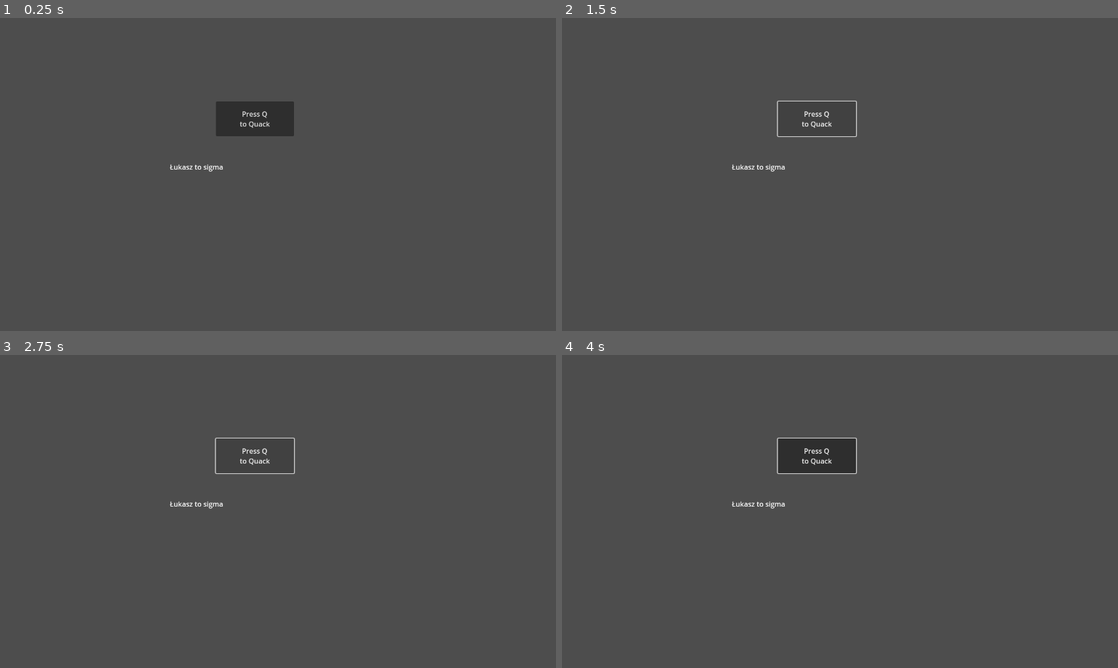
Above: before the commit, frames 1-4 (two rows, left to right).
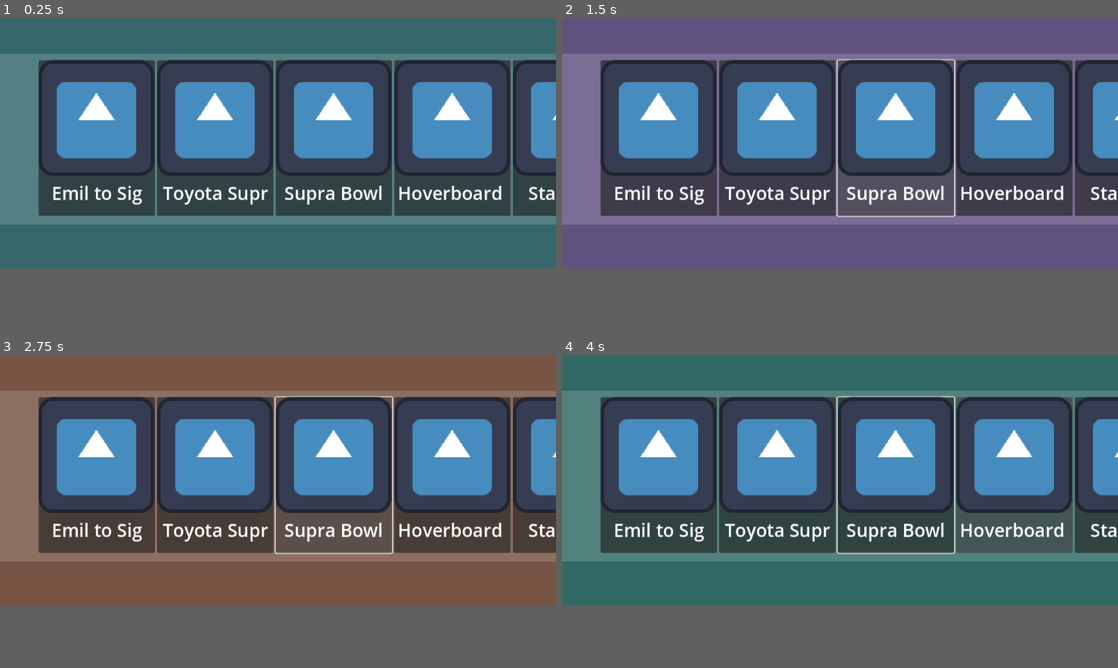
Above: after the commit, the same moments.

Repository: kykitus/vocational-training-project-Quack
Game: Godot game, scene res://screen.tscn
Two runs of this game, one before a commit and one after it. Both use one fixed random seed, a clock stepped at 60 frames per second and the inputs below. The engine's default icon, where the game draws it, is replaced by a stand-in: a white triangle on a blue panel in a dark square.
Inputs (mouse positions are in pixels of both pictures, inside the frame that each line leads up to; where the layout moved, square brackets give the same spot in the first picture):
- Up to frame 1 (0.25 s): no input
- Up to frame 2 (1.5 s): click (817, 118) at 0.5 s, where only the run before the commit has a clickable "Press Q to Quack"; click (840, 174) [817, 118] at 1.25 s
- Up to frame 3 (2.75 s): click (278, 511) [255, 455] at 2 s
- Up to frame 4 (4 s): click (840, 511) [817, 455] at 2.75 s; tap Enter at 3.5 s; move the mouse to (962, 495) at 3.52 s
In our replay, the window is 800x450 before the commit and 800x360 after it. These sizes can differ from the game's own. Grey fills any space a smaller window leaves; there, only what the larger window draws over its background counts as a difference.

The runs differ from the first frame. In frame 1, 65% of the frame differs, in the area x 0-100%, y 0-80%; in frame 2, 55%; in frame 3, 55%; in frame 4, 63%.

Commit message:
First Day + 40 minutes Of the Second

Diff:
--- /dev/null
+++ b/Components/AppScroll.tscn
@@ -0,0 +1,83 @@
+[gd_scene load_steps=7 format=3 uid="uid://b0xwcpb46fqbu"]
+
+[ext_resource type="Texture2D" uid="uid://qguwb3440u43" path="res://Resources/Textures/BG.png" id="1_giwjh"]
+[ext_resource type="Script" path="res://GDS/AppScroll.gd" id="1_j4cqf"]
+[ext_resource type="Script" path="res://GDS/AppHolder.gd" id="3_eyswr"]
+
+[sub_resource type="Animation" id="Animation_iaxwq"]
+resource_name = "Colorful"
+length = 4.0
+loop_mode = 1
+tracks/0/type = "value"
+tracks/0/imported = false
+tracks/0/enabled = true
+tracks/0/path = NodePath(".:modulate")
+tracks/0/interp = 1
+tracks/0/loop_wrap = true
+tracks/0/keys = {
+"times": PackedFloat32Array(-0.0333333, 0.966667, 2, 3, 4.03333),
+"transitions": PackedFloat32Array(1.5, 1.5, 1.5, 1.5, 1.50562),
+"update": 0,
+"values": [Color(0.193316, 0.414417, 0.393762, 1), Color(0.2897, 0.353691, 0.590763, 1), Color(0.549179, 0.267981, 0.339927, 1), Color(0.420539, 0.365342, 0.224085, 1), Color(0.193316, 0.414417, 0.393762, 1)]
+}
+
+[sub_resource type="Animation" id="Animation_45qhl"]
+length = 0.001
+tracks/0/type = "value"
+tracks/0/imported = false
+tracks/0/enabled = true
+tracks/0/path = NodePath(".:modulate")
+tracks/0/interp = 1
+tracks/0/loop_wrap = true
+tracks/0/keys = {
+"times": PackedFloat32Array(0),
+"transitions": PackedFloat32Array(1),
+"update": 0,
+"values": [Color(0.193316, 0.414417, 0.393762, 1)]
+}
+
+[sub_resource type="AnimationLibrary" id="AnimationLibrary_tqexg"]
+_data = {
+"Colorful": SubResource("Animation_iaxwq"),
+"RESET": SubResource("Animation_45qhl")
+}
+
+[node name="AppScroll" type="Node2D"]
+script = ExtResource("1_j4cqf")
+
+[node name="Bg" type="Sprite2D" parent="."]
+modulate = Color(0.193316, 0.414417, 0.393762, 1)
+position = Vector2(490, 239)
+scale = Vector2(0.675, 0.675)
+texture = ExtResource("1_giwjh")
+
+[node name="ColorfulMotif" type="AnimationPlayer" parent="Bg"]
+libraries = {
+"": SubResource("AnimationLibrary_tqexg")
+}
+
+[node name="Beam" type="Sprite2D" parent="."]
+modulate = Color(1, 1, 1, 0.160784)
+position = Vector2(522, 214)
+scale = Vector2(0.83, 0.385)
+texture = ExtResource("1_giwjh")
+
+[node name="Button" type="Button" parent="."]
+show_behind_parent = true
+offset_left = -25.0
+offset_right = 1012.0
+offset_bottom = 438.0
+script = ExtResource("3_eyswr")
+
+[node name="AppHolder" type="BoxContainer" parent="Button"]
+top_level = true
+custom_minimum_size = Vector2(205, 271)
+layout_mode = 0
+offset_left = 67.0
+offset_top = 75.0
+offset_right = 307.0
+offset_bottom = 354.0
+
+[connection signal="button_down" from="Button" to="Button" method="_on_button_down"]
+[connection signal="button_up" from="Button" to="Button" method="_on_button_up"]
+[connection signal="gui_input" from="Button/AppHolder" to="Button/AppHolder" method="_on_gui_input"]
--- /dev/null
+++ b/Elements/AppIcon.tscn
@@ -0,0 +1,33 @@
+[gd_scene load_steps=3 format=3 uid="uid://djapuvoogjia1"]
+
+[ext_resource type="Script" path="res://GDS/AppIcon.gd" id="1_wt0bv"]
+[ext_resource type="Texture2D" uid="uid://c34mjewllfngl" path="res://icon.svg" id="2_3gepp"]
+
+[node name="AppIcon" type="Container"]
+custom_minimum_size = Vector2(205, 271)
+offset_right = 205.0
+offset_bottom = 271.0
+script = ExtResource("1_wt0bv")
+
+[node name="Node" type="Node2D" parent="."]
+
+[node name="Button" type="Button" parent="Node"]
+custom_minimum_size = Vector2(128, 160)
+offset_right = 205.0
+offset_bottom = 274.0
+
+[node name="Name" type="RichTextLabel" parent="Node"]
+offset_left = 1.0
+offset_top = 211.0
+offset_right = 204.0
+offset_bottom = 267.0
+theme_override_font_sizes/normal_font_size = 32
+bbcode_enabled = true
+text = "[center]Name[/center]"
+autowrap_mode = 0
+
+[node name="Icon" type="Sprite2D" parent="Node"]
+texture_filter = 1
+position = Vector2(102.012, 101.987)
+scale = Vector2(1.59355, 1.59355)
+texture = ExtResource("2_3gepp")
--- /dev/null
+++ b/GDS/AppHolder.gd
@@ -0,0 +1,33 @@
+extends Button
+
+var Offset: float = 0.0
+var is_Dragging: bool = false
+
+var velocity : float = 0.0
+var last_pos : float = 0.0
+
+func _input(event: InputEvent) -> void:
+	if event is InputEventMouseMotion and is_Dragging:
+		$AppHolder.position.x = get_global_mouse_position().x - Offset - self.global_position.x - 25
+		velocity = $AppHolder.position.x - last_pos
+		last_pos = $AppHolder.position.x
+
+func _physics_process(delta: float) -> void:
+	if velocity != 0:
+		var velocity_value : float = abs(velocity)
+		velocity = clampf(velocity_value - 100 * delta, 0.0, velocity_value) * (velocity_value / velocity)
+	#$AppHolder.position.x = clampf($AppHolder.position.x, -1 * $AppHolder.size.x + 615, 200)
+	if not is_Dragging:
+		$AppHolder.position.x += velocity
+		if $AppHolder.position.x > 200:
+			$AppHolder.position.x = lerp($AppHolder.position.x, 200.0, 0.15)
+		elif $AppHolder.position.x < -1 * $AppHolder.size.x + 1075:
+			$AppHolder.position.x = lerp($AppHolder.position.x, -1 * $AppHolder.size.x + 1075, 0.15)
+
+func _on_button_down() -> void:
+	Offset = $AppHolder.get_local_mouse_position().x
+	is_Dragging = true
+
+
+func _on_button_up() -> void:
+	is_Dragging = false
--- /dev/null
+++ b/GDS/AppIcon.gd
@@ -0,0 +1,22 @@
+extends Container
+var AppPath : NodePath = ""
+
+
+#func _init(app_name : String, icon_path : String, app_scene_path : String) -> void:
+	#$Name.text = "[center]" + app_name + "[/center]"
+	#$Icon.texture = load(icon_path)
+	#app_path = app_scene_path
+
+# Called when the node enters the scene tree for the first time.
+func _ready() -> void:
+	pass
+
+
+func setup(ref : AppIconResource) -> void:
+	if ref.Name.length() > 11:
+		$Node/Name.text = "[center]" + ref.Name.substr(0, 11) + "[/center]"
+		print("Reminder, that app names can take up to 11 letters")
+	else:
+		$Node/Name.text = "[center]" + ref.Name + "[/center]"
+	$Node/Icon.texture = ref.Icon
+	AppPath = ref.App_path
--- /dev/null
+++ b/GDS/AppScroll.gd
@@ -0,0 +1,22 @@
+extends Node2D
+
+@export var config : AppMenuConfig = null
+var Apps : Array[Container] = []
+var AppQuantity : int = 0
+var AppBase = load("res://Elements/AppIcon.tscn")
+# Called when the node enters the scene tree for the first time.
+func _ready() -> void:
+	$Bg/ColorfulMotif.play("Colorful")
+	var app_instance
+	for app : AppIconResource in config.apps:
+		app_instance = AppBase.instantiate()
+		app_instance.setup(app)
+
+		Apps.push_back(app_instance)
+		$Button/AppHolder.add_child(app_instance)
+		$Button/AppHolder.size.x += 205
+		AppQuantity += 1
+
+# Called every frame. 'delta' is the elapsed time since the previous frame.
+func _process(delta: float) -> void:
+	pass
--- /dev/null
+++ b/GDS/Classes/App.gd
@@ -0,0 +1,2 @@
+extends Node
+class_name App
--- /dev/null
+++ b/GDS/ManualController.gd
@@ -0,0 +1,13 @@
+extends Node2D
+class_name ManualController
+
+@export var Configuration : ControllerOptions = null
+
+var Tilt : Vector2 = Vector2(0, 0)
+
+
+func _ready() -> void:
+	pass
+
+func _process(delta: float) -> void:
+	pass
--- /dev/null
+++ b/MainElements/Controller.tscn
@@ -0,0 +1,8 @@
+[gd_scene load_steps=3 format=3 uid="uid://chpui7d3nr7ev"]
+
+[ext_resource type="Script" path="res://GDS/ManualController.gd" id="1_gmayc"]
+[ext_resource type="Resource" uid="uid://b3d67kyekkq66" path="res://Resources/Data/Basic.tres" id="2_41g2w"]
+
+[node name="ManualController" type="Node2D"]
+script = ExtResource("1_gmayc")
+Configuration = ExtResource("2_41g2w")
--- /dev/null
+++ b/MainElements/Menu.tscn
@@ -0,0 +1,14 @@
+[gd_scene load_steps=3 format=3 uid="uid://dgjdsv4firgwf"]
+
+[ext_resource type="Texture2D" uid="uid://qguwb3440u43" path="res://Resources/Textures/BG.png" id="1_fq4vg"]
+
+[sub_resource type="CanvasItemMaterial" id="CanvasItemMaterial_2egf3"]
+
+[node name="Menu" type="Node2D"]
+
+[node name="Bg" type="Sprite2D" parent="."]
+modulate = Color(0.176419, 0.176419, 0.176419, 0.584314)
+material = SubResource("CanvasItemMaterial_2egf3")
+position = Vector2(490, 213)
+scale = Vector2(0.64, 0.53)
+texture = ExtResource("1_fq4vg")
--- /dev/null
+++ b/Resources/Data/AppMenuConfig.tres
@@ -0,0 +1,45 @@
+[gd_resource type="Resource" script_class="AppMenuConfig" load_steps=10 format=3 uid="uid://bf0yogef3s3fm"]
+
+[ext_resource type="Script" path="res://Resources/Data/ResourceClasses/AppIconInfoTemplate.gd" id="1_n05le"]
+[ext_resource type="Texture2D" uid="uid://c34mjewllfngl" path="res://icon.svg" id="2_57wc7"]
+[ext_resource type="Script" path="res://Resources/Data/ResourceClasses/AppMenuConfig.gd" id="2_hgvs3"]
+
+[sub_resource type="Resource" id="Resource_1ly2d"]
+script = ExtResource("1_n05le")
+Name = "Emil to Sigma"
+Icon = ExtResource("2_57wc7")
+App_path = "res://Resources/Data/Apps/app.tscn"
+
+[sub_resource type="Resource" id="Resource_1e6fo"]
+script = ExtResource("1_n05le")
+Name = "Toyota Supra"
+Icon = ExtResource("2_57wc7")
+App_path = "res://Resources/Data/Apps/app.tscn"
+
+[sub_resource type="Resource" id="Resource_7j85q"]
+script = ExtResource("1_n05le")
+Name = "Supra Bowl"
+Icon = ExtResource("2_57wc7")
+App_path = "res://Resources/Data/Apps/app.tscn"
+
+[sub_resource type="Resource" id="Resource_7ic2p"]
+script = ExtResource("1_n05le")
+Name = "Hoverboard Traffy"
+Icon = ExtResource("2_57wc7")
+App_path = "res://Resources/Data/Apps/app.tscn"
+
+[sub_resource type="Resource" id="Resource_8is26"]
+script = ExtResource("1_n05le")
+Name = "Statystyki"
+Icon = ExtResource("2_57wc7")
+App_path = "res://Resources/Data/Apps/app.tscn"
+
+[sub_resource type="Resource" id="Resource_0l5b6"]
+script = ExtResource("1_n05le")
+Name = "Ustawienia"
+Icon = ExtResource("2_57wc7")
+App_path = "res://Resources/Data/Apps/app.tscn"
+
+[resource]
+script = ExtResource("2_hgvs3")
+apps = Array[ExtResource("1_n05le")]([SubResource("Resource_1ly2d"), SubResource("Resource_1e6fo"), SubResource("Resource_7j85q"), SubResource("Resource_7ic2p"), SubResource("Resource_8is26"), SubResource("Resource_0l5b6")])
--- /dev/null
+++ b/Resources/Data/Basic.tres
@@ -0,0 +1,6 @@
+[gd_resource type="Resource" script_class="ControllerOptions" load_steps=2 format=3 uid="uid://b3d67kyekkq66"]
+
+[ext_resource type="Script" path="res://Resources/Data/ResourceClasses/ControllerOptions.gd" id="1_xipia"]
+
+[resource]
+script = ExtResource("1_xipia")
--- /dev/null
+++ b/Resources/Data/ResourceClasses/AppIconInfoTemplate.gd
@@ -0,0 +1,6 @@
+extends Resource
+class_name AppIconResource
+
+@export var Name : String = ""
+@export var Icon : Texture = load("res://icon.svg")
+@export_file var App_path
--- /dev/null
+++ b/Resources/Data/ResourceClasses/AppMenuConfig.gd
@@ -0,0 +1,4 @@
+extends Resource
+class_name AppMenuConfig
+
+@export var apps : Array[AppIconResource]
--- /dev/null
+++ b/Resources/Data/ResourceClasses/ControllerOptions.gd
@@ -0,0 +1,4 @@
+extends Resource
+class_name ControllerOptions
+
+var DeadZone : Vector2 = Vector2(0.06, 0.06)
--- a/project.godot
+++ b/project.godot
@@ -17,8 +17,8 @@
 
 [display]
 
-window/size/viewport_width=1280
-window/size/viewport_height=720
+window/size/viewport_width=980
+window/size/viewport_height=441
 window/stretch/mode="viewport"
 window/stretch/aspect="expand"
 
--- a/screen.tscn
+++ b/screen.tscn
@@ -1,19 +1,12 @@
-[gd_scene format=3 uid="uid://baa5oh7ek4l0d"]
+[gd_scene load_steps=3 format=3 uid="uid://baa5oh7ek4l0d"]
+
+[ext_resource type="PackedScene" uid="uid://b0xwcpb46fqbu" path="res://Components/AppScroll.tscn" id="1_gpjag"]
+[ext_resource type="Resource" uid="uid://bf0yogef3s3fm" path="res://Resources/Data/AppMenuConfig.tres" id="2_3rykx"]
 
 [node name="Screen" type="Node2D"]
 
-[node name="Button" type="Button" parent="."]
-offset_left = 497.0
-offset_top = 192.0
-offset_right = 677.0
-offset_bottom = 272.0
-text = "Press Q
-to Quack"
+[node name="Camera2D" type="Camera2D" parent="."]
+position = Vector2(489, 221)
 
-[node name="RichTextLabel" type="RichTextLabel" parent="."]
-offset_left = 391.0
-offset_top = 331.0
-offset_right = 849.0
-offset_bottom = 496.0
-theme_override_font_sizes/italics_font_size = 131
-text = "Łukasz to sigma"
+[node name="AppScroll" parent="." instance=ExtResource("1_gpjag")]
+config = ExtResource("2_3rykx")
Binary file added: Resources/Textures/BG.png
Not shown, added: Resources/Textures/BG.png.import
Not shown, changed: AppRelease/Quack.apk
Not shown, changed: AppRelease/Quack.apk.idsig
